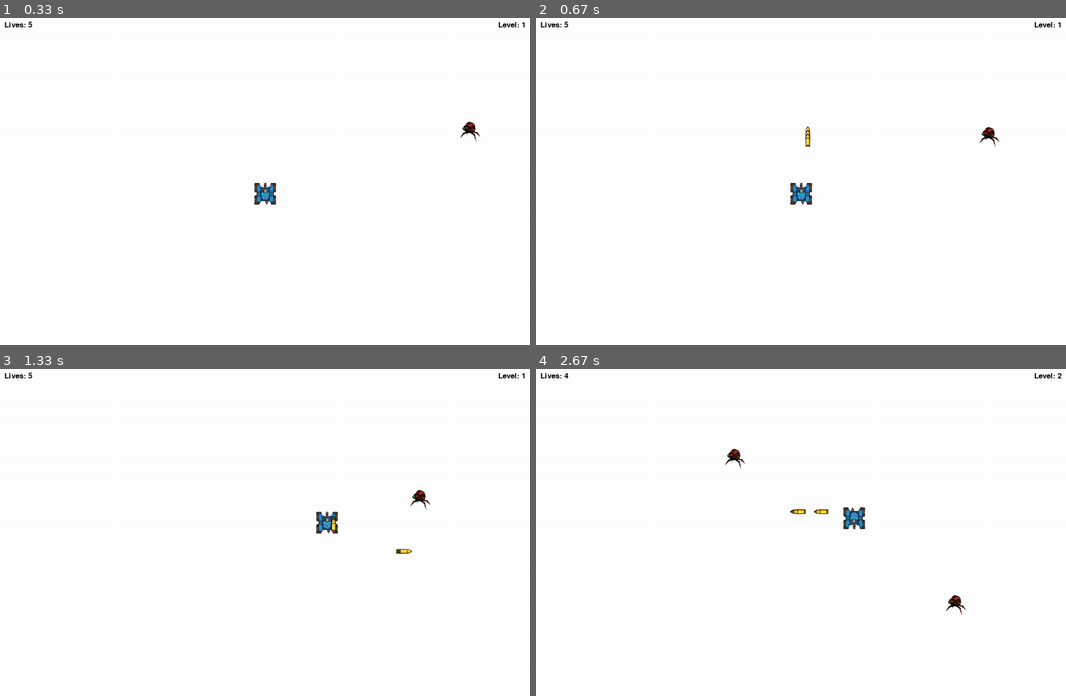
Above: before the commit, frames 1-4 (two rows, left to right).
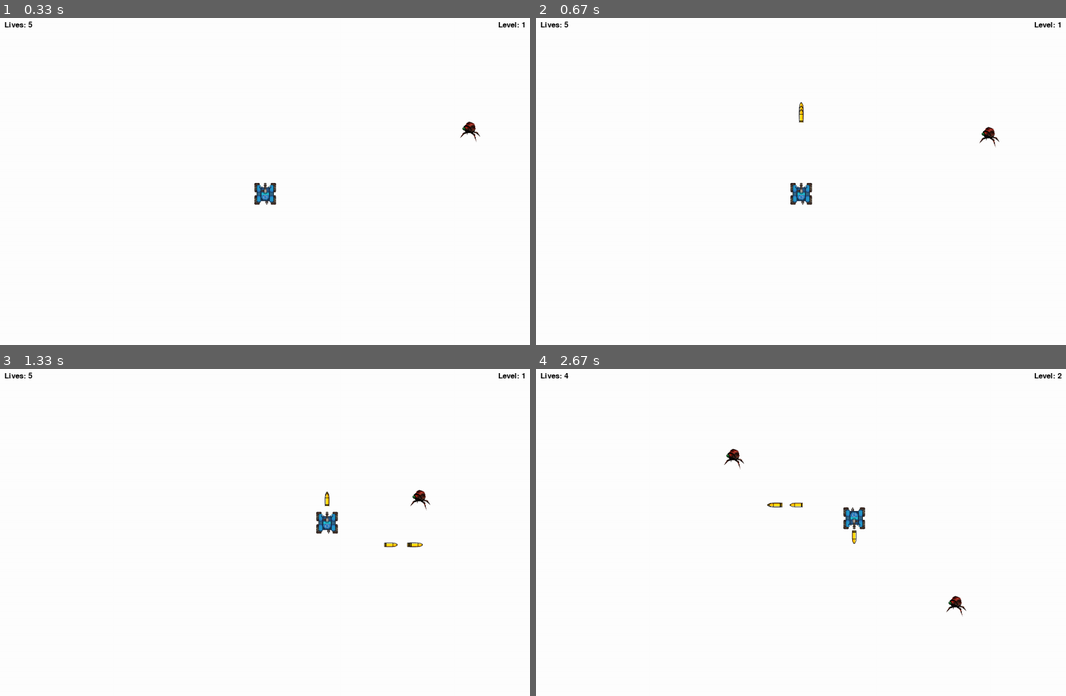
Above: after the commit, the same moments.

Repository: aisng/tank-game
Game: pygame game, started from game.py
Two runs of this game, one before a commit and one after it. Both use one fixed random seed, a clock stepped at 60 frames per second and the inputs below.
Inputs:
- Up to frame 1 (0.33 s): no input
- Up to frame 2 (0.67 s): tap Space at 0.33 s
- Up to frame 3 (1.33 s): hold Right 0.67-1.13 s; tap Space at 0.73, 1.03, 1.23 s; hold Up from 1.17 s (still down)
- Up to frame 4 (2.67 s): release Up at 1.47 s; hold Right 1.5-1.97 s; tap Space at 1.57, 1.87, 2.07, 2.37, 2.63 s; hold Left 2-2.53 s; hold Down from 2.57 s (still down)

Frame 1 is identical in both runs. In frame 2, 0.1% of the frame differs, in the area x 49-52%, y 25-40%; in frame 3, 0.2%; in frame 4, 0.4%, in the area x 35-82%, y 24-76%.

Commit message:
bullet centered, need explosion

Diff:
--- a/game.py
+++ b/game.py
@@ -7,8 +7,8 @@
 
 pygame.font.init()
 
-WIDTH, HEIGHT = 1200, 800
-WIN = pygame.display.set_mode((WIDTH, HEIGHT))
+WIN_WIDTH, WIN_HEIGHT = 1200, 800
+WIN = pygame.display.set_mode((WIN_WIDTH, WIN_HEIGHT))
 pygame.display.set_caption("Tank game")
 
 SPRITE_WIDTH, SPRITE_HEIGHT = 50, 50
@@ -47,15 +47,12 @@
 
 # Colors
 WHITE = (255, 255, 255)
-DARK_BLUE = (32, 32, 96)
 
 
 class Projectile:
     def __init__(self, x, y, direction):
         self.x = x
         self.y = y
-        # self.radius = radius
-        # self.color = color
         self.vel = 8
         self.direction = direction
         self.image = BULLET_NORTH
@@ -66,16 +63,14 @@
         self.y += self.direction[1] * self.vel
 
     def draw(self, window):
-        if self.direction == (1, 0):
+        if self.direction == (1, 0):  # east
             window.blit(BULLET_EAST, (self.x, self.y))
-        elif self.direction == (0, 1):
+        elif self.direction == (0, 1):  # south
             window.blit(BULLET_SOUTH, (self.x, self.y))
-        elif self.direction == (-1, 0):
+        elif self.direction == (-1, 0):  # west
             window.blit(BULLET_WEST, (self.x, self.y))
-        else:
+        else:  # north
             window.blit(self.image, (self.x, self.y))
-
-        # pygame.draw.circle(window, self.color, (self.x, self.y), self.radius)
 
     def collision(self, obj):
         return collide(self, obj)
@@ -109,25 +104,33 @@
 
     def shoot(self):
         if len(self.bullets) < 5:
-            tank_x, tank_y = round(self.x + self.get_width() // 2), round(
-                self.y + self.get_height() // 2)
-            bullet = Projectile(tank_x, tank_y, self.bullet_direction)
+            # center the bullet img on the tank
+            tank_center_x, tank_center_y = round(self.x + self.get_width() / 2), round(self.y + self.get_height() / 2)
+            bullet_center_x, bullet_center_y = round(tank_center_x - BULLET_WIDTH / 2), round(
+                tank_center_y - BULLET_HEIGHT / 2)
+            # make bullets appear as being shot from tank's cannon
+            if self.east:
+                bullet_center_x += 40
+            elif self.south:
+                bullet_center_y += 40
+            elif self.west:
+                bullet_center_x -= 40
+            else:
+                bullet_center_y -= 40
+            bullet = Projectile(bullet_center_x, bullet_center_y, self.bullet_direction)
             self.bullets.append(bullet)
 
     def move_bullets(self, objs):
-        win_rect = pygame.Rect(0, 0, WIDTH, HEIGHT)
+        win_rect = pygame.Rect(0, 0, WIN_WIDTH, WIN_HEIGHT)
         for bullet in self.bullets:
             bullet.move()
             if not win_rect.collidepoint((bullet.x, bullet.y)):  # making bullet disappear if off-screen
-                # self.bullets.pop(self.bullets.index(bullet))
                 self.bullets.remove(bullet)
-            else:
+            else:  # remove bullet object and enemy if they collide
                 for obj in objs:
                     if bullet.collision(obj):
-                        # objs.pop(objs.index(obj))
                         objs.remove(obj)
                         if bullet in self.bullets:
-                            # self.bullets.pop(self.bullets.index(bullet))
                             self.bullets.remove(bullet)
 
     def move_north(self):
@@ -162,10 +165,9 @@
 
 
 class Enemy:
-    def __init__(self, x, y, health=100):
+    def __init__(self, x, y):
         self.x = x
         self.y = y
-        self.health = health
         self.image = ENEMY
         self.vel = 2
         self.mask = pygame.mask.from_surface(self.image)
@@ -176,8 +178,8 @@
     def chase_tank(self, tank):
         # Find direction vector (dx, dy) between enemy and player.
         dx, dy = tank.x - self.x, tank.y - self.y
-        dist = math.hypot(dx, dy)
-        dx, dy = dx / dist, dy / dist  # Normalize.
+        distance = math.hypot(dx, dy)
+        dx, dy = dx / distance, dy / distance  # Normalize.
         # Move along this normalized vector towards the player at current speed.
         self.x += dx * self.vel
         self.y += dy * self.vel
@@ -186,6 +188,7 @@
 def collide(obj1, obj2):
     offset_x = obj2.x - obj1.x
     offset_y = obj2.y - obj1.y
+    obj1.mask = pygame.mask.from_surface(EXPLOSION)
     return obj1.mask.overlap(obj2.mask, (offset_x, offset_y)) is not None
 
 
@@ -196,8 +199,8 @@
     lives = 5
     main_font = pygame.font.SysFont("comicsans", 25)
 
-    starting_pos_x = (WIDTH - WIDTH / 2) - (SPRITE_WIDTH - SPRITE_WIDTH / 2)
-    starting_pos_y = (HEIGHT - HEIGHT / 2) - (SPRITE_HEIGHT - SPRITE_HEIGHT / 2)
+    starting_pos_x = round(WIN_WIDTH - WIN_WIDTH / 2) - round(SPRITE_WIDTH - SPRITE_WIDTH / 2)
+    starting_pos_y = round(WIN_HEIGHT - WIN_HEIGHT / 2) - round(SPRITE_HEIGHT - SPRITE_HEIGHT / 2)
     player_vel = 5
     tank = Tank(starting_pos_x, starting_pos_y)
 
@@ -213,10 +216,7 @@
         level_label = main_font.render(f"Level: {level}", True, (0, 0, 0))
 
         WIN.blit(lives_label, (10, 10))
-        WIN.blit(level_label, (WIDTH - level_label.get_width() - 10, 10))
-
-        # for bullet in bullets:
-        #     bullet.draw(WIN)
+        WIN.blit(level_label, (WIN_WIDTH - level_label.get_width() - 10, 10))
 
         for enemy in enemies:
             enemy.draw(WIN)
@@ -235,16 +235,16 @@
             level += 1
             wave_length += 1
             for i in range(wave_length):
-                enemy = Enemy(randint(10, WIDTH - 10), randint(10, HEIGHT - 10))
+                enemy = Enemy(randint(10, WIN_WIDTH - 10), randint(10, WIN_HEIGHT - 10))
                 enemies.append(enemy)
 
         keys = pygame.key.get_pressed()
 
         if keys[pygame.K_UP] and tank.y - tank.vel > 0:
             tank.move_north()
-        elif keys[pygame.K_RIGHT] and tank.x + tank.vel + tank.get_width() < WIDTH:
+        elif keys[pygame.K_RIGHT] and tank.x + tank.vel + tank.get_width() < WIN_WIDTH:
             tank.move_east()
-        elif keys[pygame.K_DOWN] and tank.y + player_vel + tank.get_height() < HEIGHT:
+        elif keys[pygame.K_DOWN] and tank.y + player_vel + tank.get_height() < WIN_HEIGHT:
             tank.move_south()
         elif keys[pygame.K_LEFT] and tank.x - tank.vel > 0:
             tank.move_west()
Binary file removed: assets/enemy_tank.png
Binary file removed: assets/open-tank.png
Binary file removed: assets/target-icon.png
